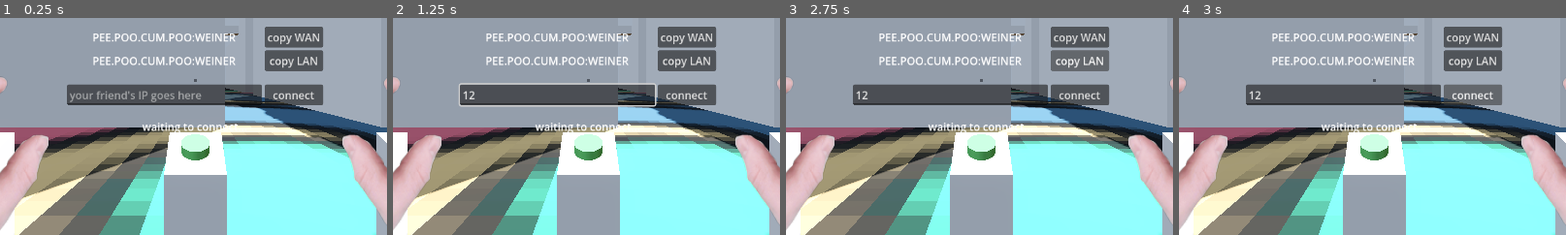
Above: before the commit, frames 1-4 (left to right).
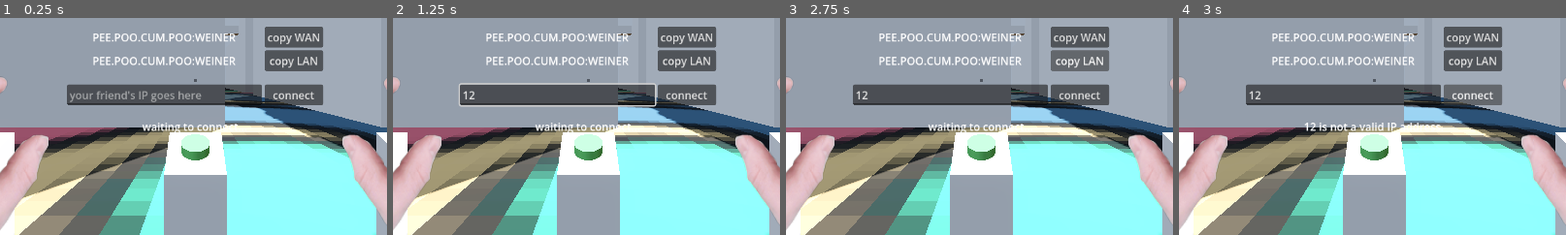
Above: after the commit, the same moments.

Repository: fennylol/tournamancy
Game: Godot game, scene res://5_global_utility/Tournamancy.tscn
Same seed, same stepped clock (60 frames per second), same inputs: the game is played once before the commit and once after it.
Inputs (mouse positions are % of the whole screen's width and height, from its top left):
- Up to frame 1 (0.25 s): no input
- Up to frame 2 (1.25 s): click (46, 53) at 0.52 s; type "12" at 0.6 s
- Up to frame 3 (2.75 s): click "copy WAN" at 1.25 s; click "copy LAN" at 2 s
- Up to frame 4 (3 s): click "connect" at 2.75 s
The pictures show only the part of the screen within x 25-75%, y 36-86%; the shares and areas given below are measured in that part.

Frames 1-3 are identical in both runs. In frame 4, 0.6% of the frame differs, in the area x 32-68%, y 48-53%.
Error before the commit: Out of bounds get index '3' (on base: 'PackedStringArray') (res://4_ui/connect_menu/connect_menu.gd:15)

Commit message:
do it bounce?

Diff:
--- a/4_ui/connect_menu/connect_menu.gd
+++ b/4_ui/connect_menu/connect_menu.gd
@@ -12,7 +12,9 @@
 signal connect_button_pressed(Address: String)
 
 func _ready() -> void:
-   _set_lan_label(IP.get_local_addresses()[3])
+   for address in IP.get_local_addresses():
+      if address.begins_with("192.168"):
+         _set_lan_label(address)
    CONNECT_BUTTON.pressed.connect(_on_connect_button_pressed)
 
 func _on_connect_button_pressed() -> void:
--- a/5_global_utility/tournamancy.gd
+++ b/5_global_utility/tournamancy.gd
@@ -1,5 +1,7 @@
 extends Node3D
 
+@onready var PlayerCharacter: Player = $Player
+@onready var OpponentCharacter: Player = $Opponent
 @onready var ConnectionMenu : ConnectMenu = $ConnectMenu
 var MultiPlayerCoupler := PingusPrime.new()
 
@@ -15,8 +17,14 @@
       ConnectionMenu._set_wan_label(MultiPlayerCoupler.ExternAddr)
    MultiPlayerCoupler.message_recieved.connect(handle_IP_singleton)
 
+   ConnectionMenu.connect_button_pressed.connect(func(address: String): MultiPlayerCoupler.TargetAddr = address)
+
    MultiPlayerCoupler.set_name("mpc")
    add_child(MultiPlayerCoupler)
+
+func _process(delta: float) -> void:
+   if MultiPlayerCoupler.PingusState == PingusPrime.PingusStates.CONNECTED:
+      _send_data()
 
 func _recieve_message(Msg: String, Type: PingusPrime.SignalTypes) -> void:
    print(Msg)
@@ -24,10 +32,23 @@
       ConnectionMenu.STATUS_LABEL.text = Msg
    if MultiPlayerCoupler.PingusState == PingusPrime.PingusStates.CONNECTED:
       ConnectionMenu.visible = false
+      PlayerCharacter.enabled = true
+
 
 func _recieve_data(data: PackedByteArray) -> void:
-   print("recieved: ", data)
-   pass
+   OpponentCharacter.position.x = data.decode_float(0)
+   OpponentCharacter.position.y = data.decode_float(4)
+   OpponentCharacter.position.z = data.decode_float(8)
+   OpponentCharacter.rotation.x = data.decode_float(12)
+   OpponentCharacter.rotation.y = data.decode_float(16)
+   OpponentCharacter.rotation.z = data.decode_float(20)
 
-func _send_data(data: PackedByteArray) -> void:
-   print("sending ", data)
+func _send_data() -> void:
+   var raw_data: Array = [PlayerCharacter.position.x,
+                          PlayerCharacter.position.y,
+                          PlayerCharacter.position.z,
+                          PlayerCharacter.rotation.x,
+                          PlayerCharacter.rotation.y,
+                          PlayerCharacter.rotation.z]
+   var packed_data := PackedByteArray(raw_data)
+   MultiPlayerCoupler.send_data(packed_data)
